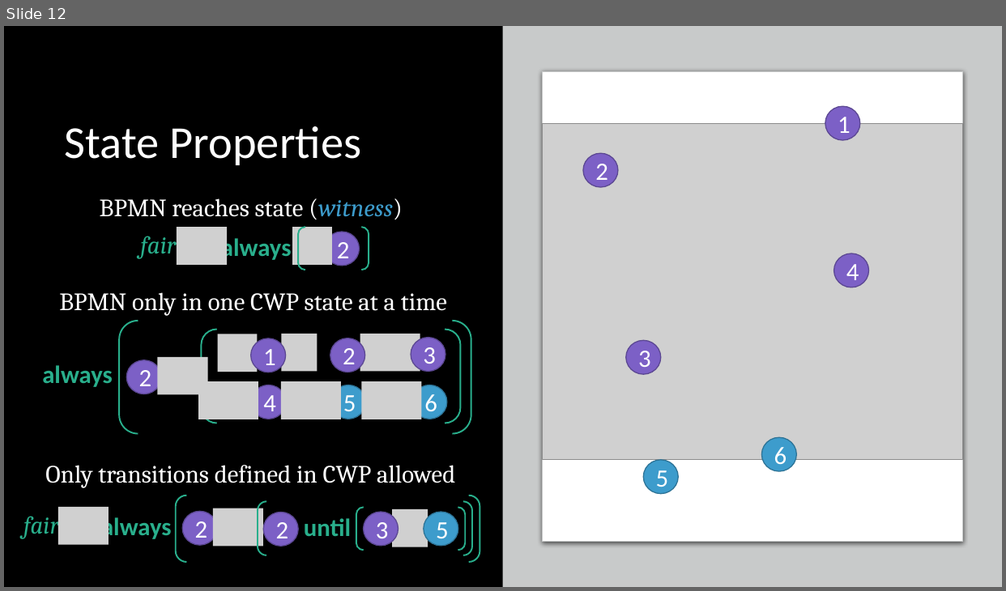
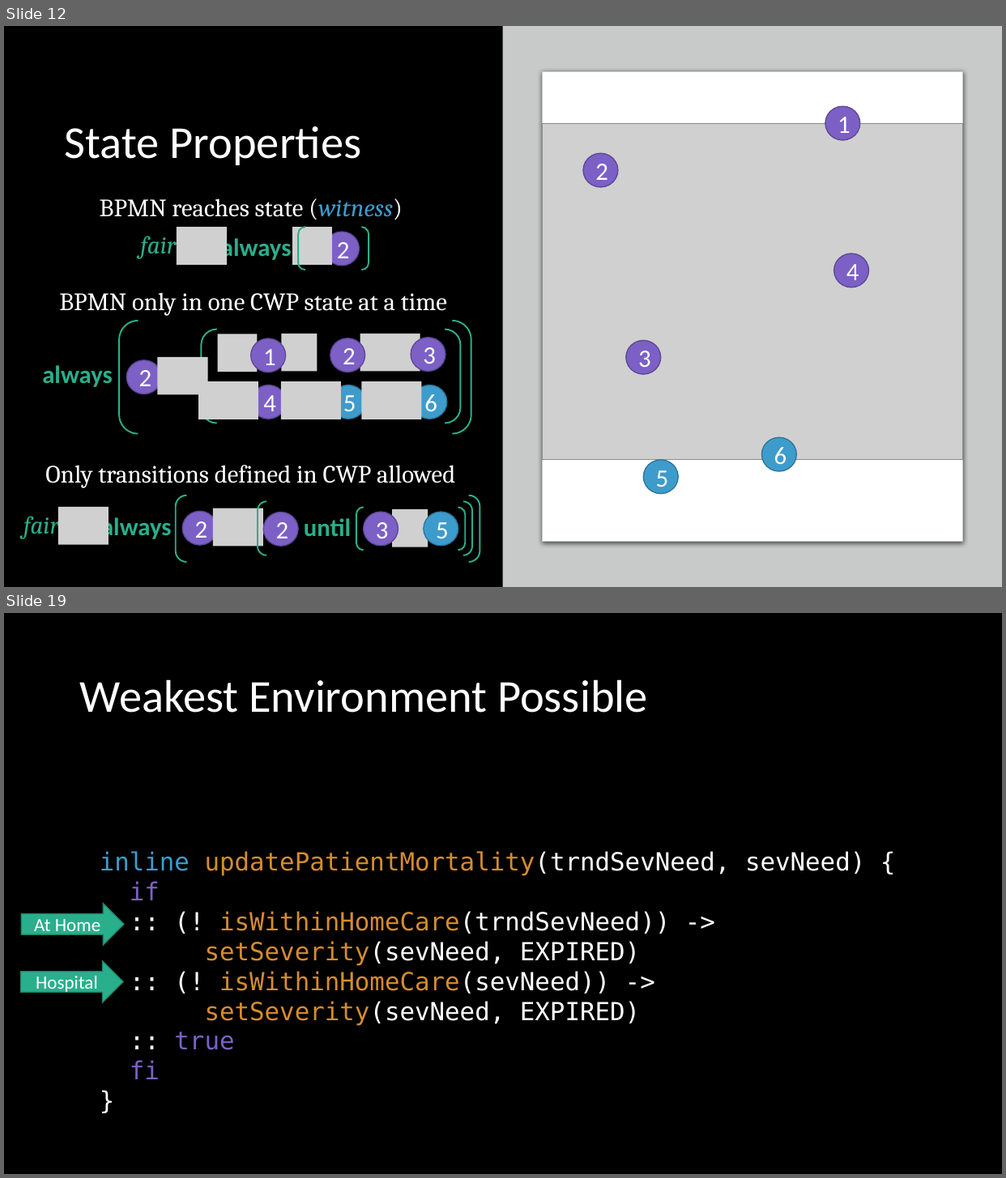
Before and after one commit to ericmercer/SPIN-bpmn-cwp-verification-paper, a slide deck: presentation/syscon-2022.pptx. Shown one above the other, each under a label of ours: slide 12 before the commit, slides 12 and 19 after it; the slides between them are not shown. The pictures are 1006x591 and 1006x1178 pixels, drawn with LibreOffice and Linux fonts; fonts in the diff are those of the drawing; grey boxes stand for pictures. Boxes give left, top, right and bottom in pixels: in the first picture for what was removed or moved away, otherwise in the second. Text is boxed around its words. In the diff, an @@ line names an element or a change of style, - is before the commit and + after.

```diff
--- a/presentation/syscon-2022.pptx
+++ b/presentation/syscon-2022.pptx
@@ slide 19 added at box(4, 613, 1002, 1174), background #000000 @@
@@ title added at box(80, 679, 648, 713), 44 pt, text #FFFFFF @@
+Weakest Environment Possible
@@ text added at box(100, 851, 865, 1080), 24 pt, text #FFFFFF @@
+inline updatePatientMortality(trndSevNeed, sevNeed) {
+if
+:: (! isWithinHomeCare(trndSevNeed)) ->
+setSeverity(sevNeed, EXPIRED)
+:: (! isWithinHomeCare(sevNeed)) ->
+setSeverity(sevNeed, EXPIRED)
+:: true
+fi
+}
@@ right arrow added at box(21, 904, 124, 945), fill #29AF8C, outline #1E8168 1 pt, 18 pt, text #FFFFFF @@
+At Home
@@ right arrow added at box(20, 961, 123, 1003), fill #29AF8C, outline #1E8168 1 pt, 18 pt, text #FFFFFF @@
+Hospital
```
Also in this commit, not shown: 5 slides changed, 5 other slides added, 1 slide removed.
